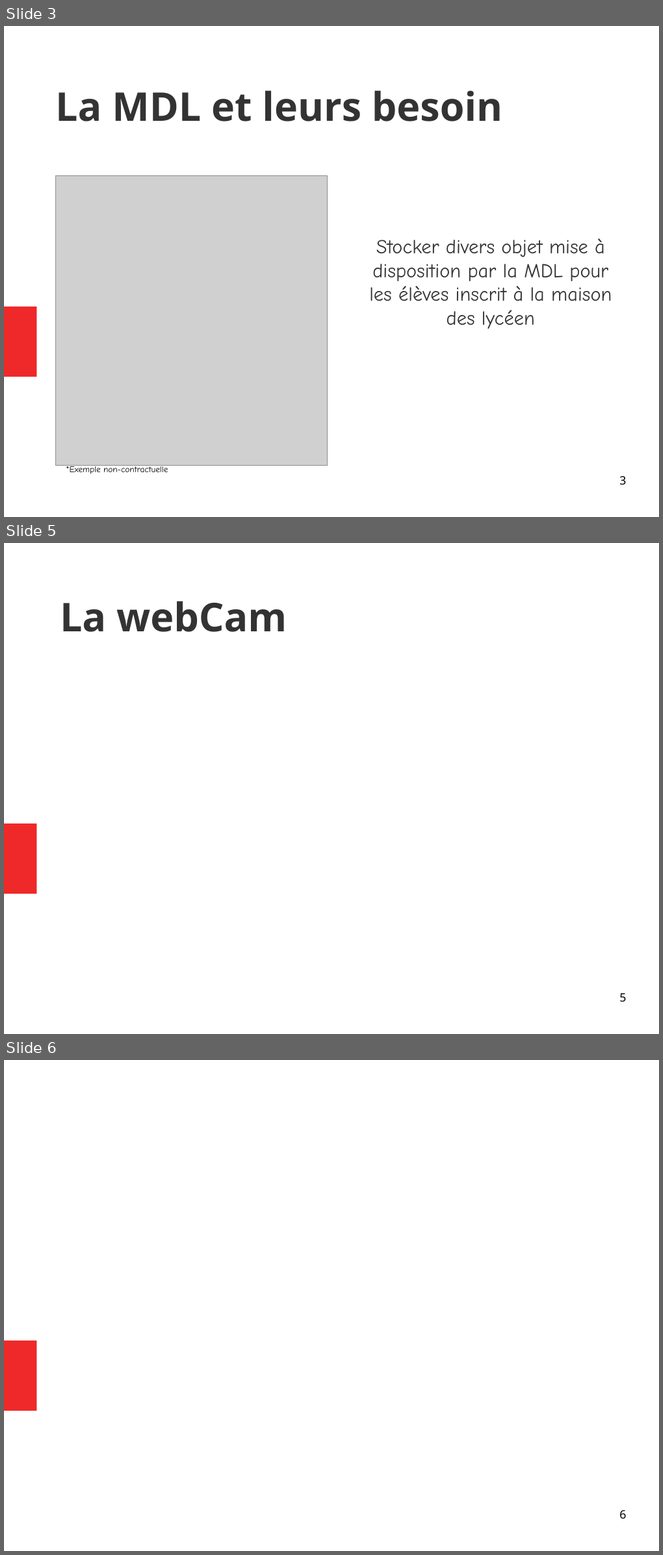
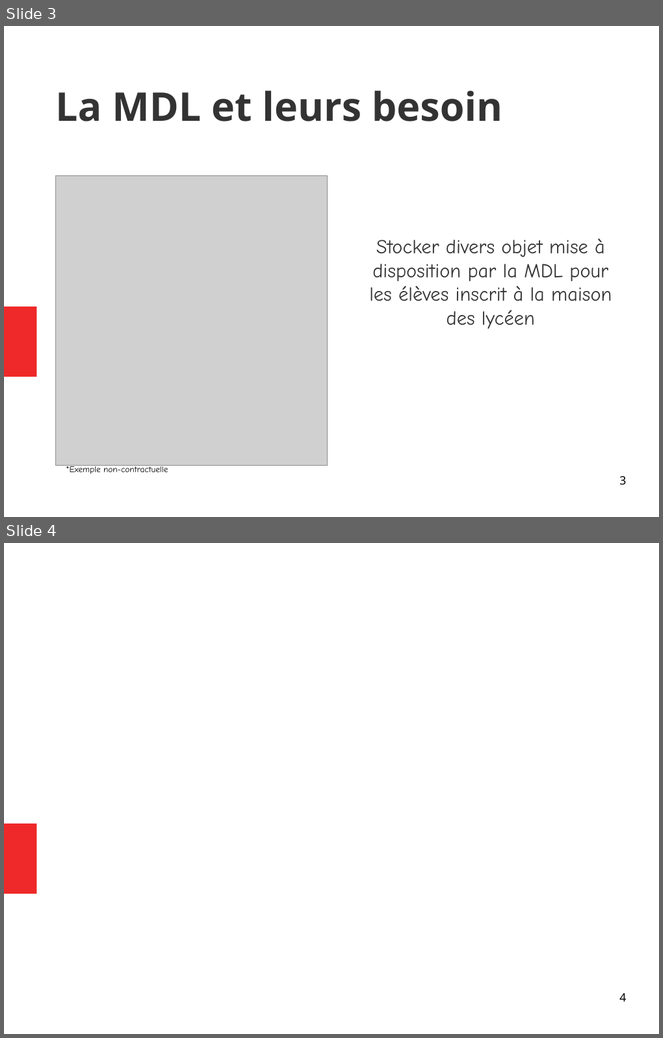
Before and after one commit to PinaudLucas/Projet, a slide deck: Lucas/Revue_1.odp. Shown one above the other, each under a label of ours: slides 3, 5 and 6 before the commit, slides 3 and 4 after it; the slides between them are not shown. The pictures are 663x1555 and 663x1038 pixels, drawn with LibreOffice and Linux fonts; fonts in the diff are those of the drawing; grey boxes stand for pictures. Boxes give left, top, right and bottom in pixels: in the first picture for what was removed or moved away, otherwise in the second. Text is boxed around its words. In the diff, an @@ line names an element or a change of style, - is before the commit and + after.

```diff
--- a/Lucas/Revue_1.odp
+++ b/Lucas/Revue_1.odp
@@ slide 5 removed at bbox=[4, 543, 659, 1034], background #FFFFFF; not listed: 1 template element that a slide beside it also shows @@
@@ title removed at bbox=[60, 601, 287, 632] @@
-La webCam
@@ page number removed at bbox=[620, 993, 626, 1003] @@
-5
@@ what was slide 6 is now slide 4 @@
@@ page number at bbox=[620, 993, 626, 1002]: text changed @@
-6
+4
```
Also in this commit, not shown: 3 other slides removed.
